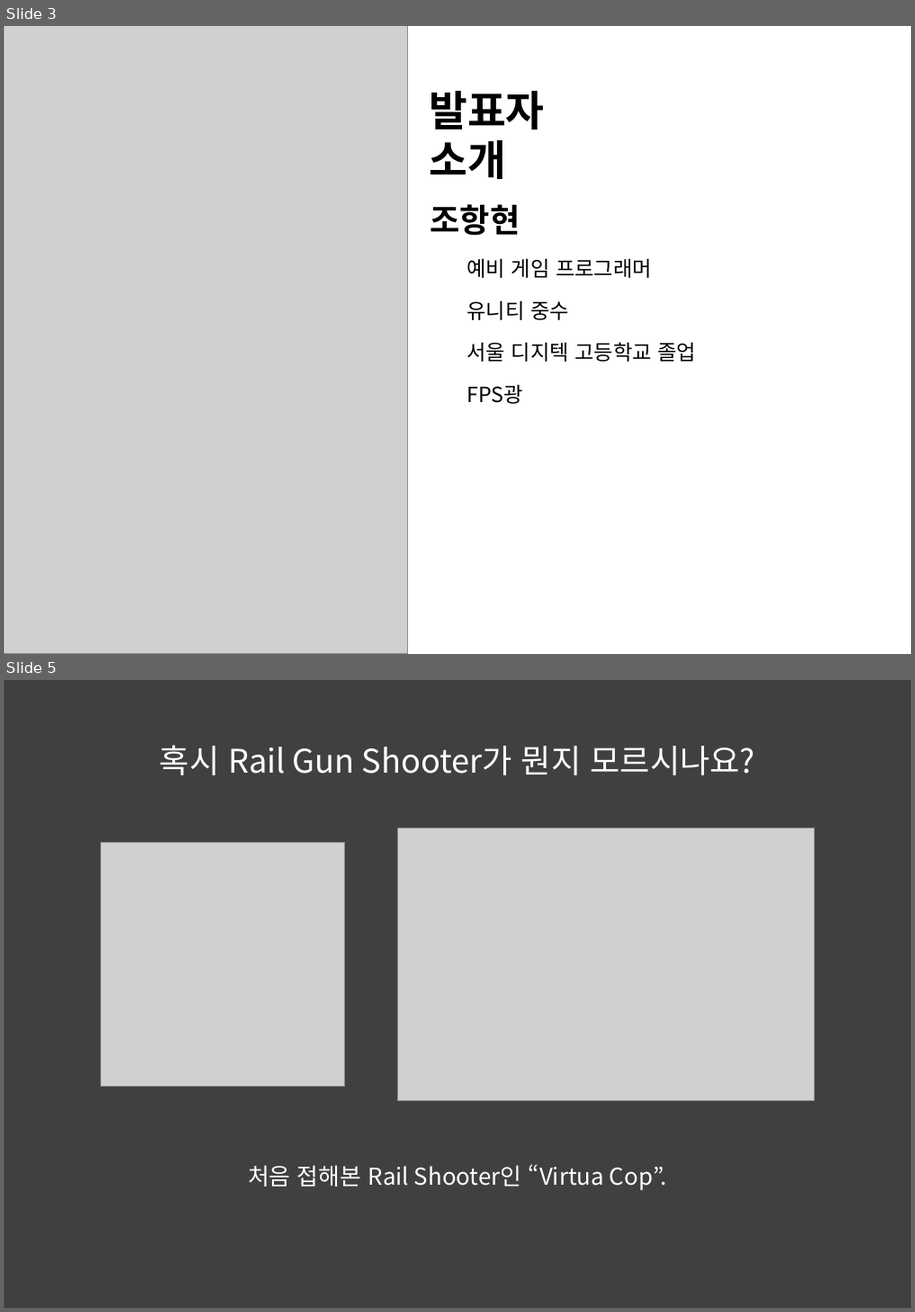
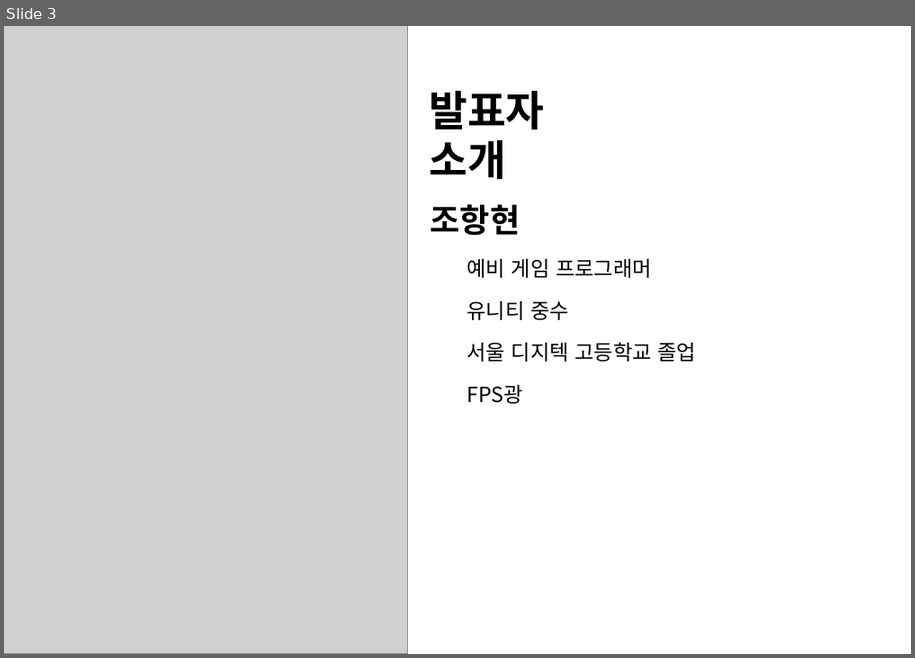
Before and after one commit to Hanghyeon/SQUARE, a slide deck: User_OtherFiles/포폴 발표 준비/2017_NCIA.pptx. Shown one above the other, each under a label of ours: slides 3 and 5 before the commit, slide 3 after it; the slides between them are not shown. The pictures are 915x1312 and 915x658 pixels, drawn with LibreOffice and Linux fonts; fonts in the diff are those of the drawing; grey boxes stand for pictures. Boxes give left, top, right and bottom in pixels: in the first picture for what was removed or moved away, otherwise in the second. Text is boxed around its words. In the diff, an @@ line names an element or a change of style, - is before the commit and + after.

```diff
--- a/User_OtherFiles/포폴 발표 준비/2017_NCIA.pptx
+++ b/User_OtherFiles/포폴 발표 준비/2017_NCIA.pptx
@@ slide 5 removed at (4, 680, 911, 1308), background #404040 @@
@@ text removed at (160, 745, 756, 775) @@
-혹시 Rail Gun Shooter가 뭔지 모르시나요?
@@ picture removed at (397, 828, 815, 1100) @@
@@ picture removed at (101, 843, 345, 1086) @@
@@ text removed at (248, 1164, 667, 1190) @@
-처음 접해본 Rail Shooter인 “Virtua Cop”.
```
Also in this commit, not shown: 12 slides changed, 2 slides added, 9 other slides removed, 1 other file.
